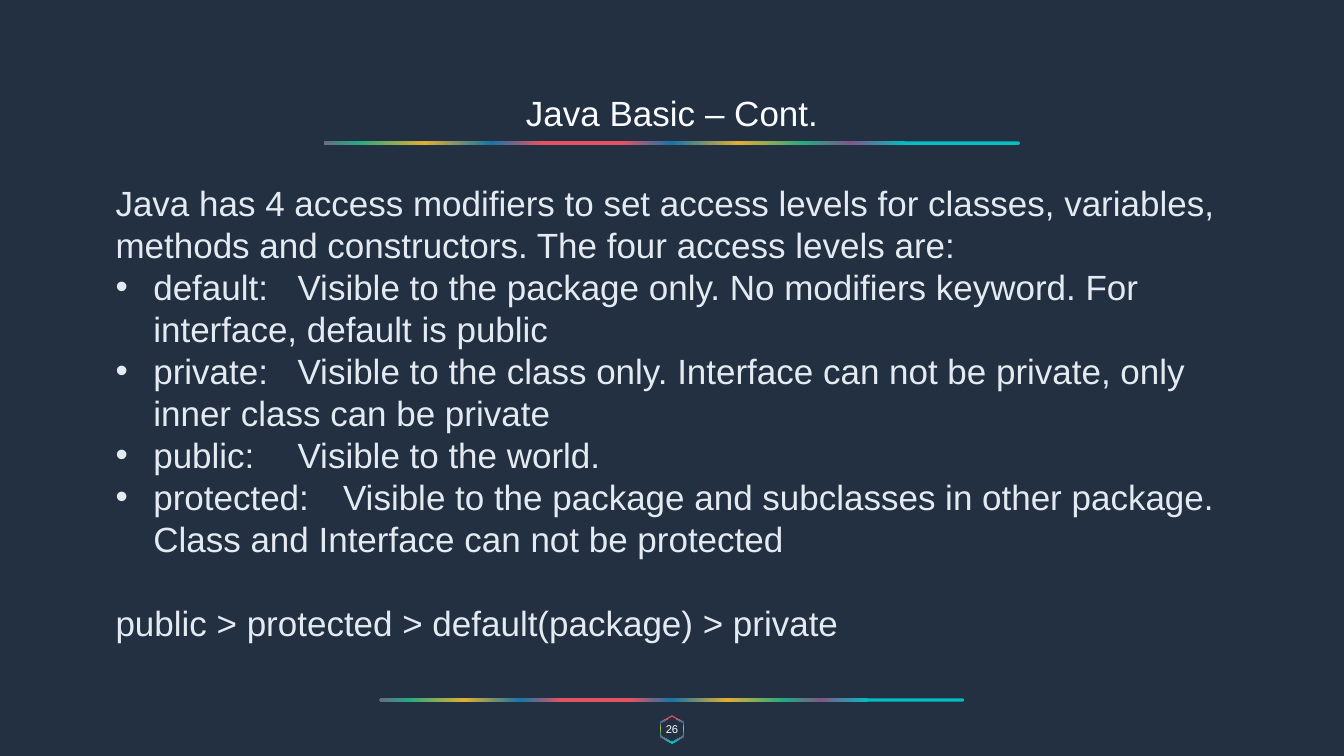
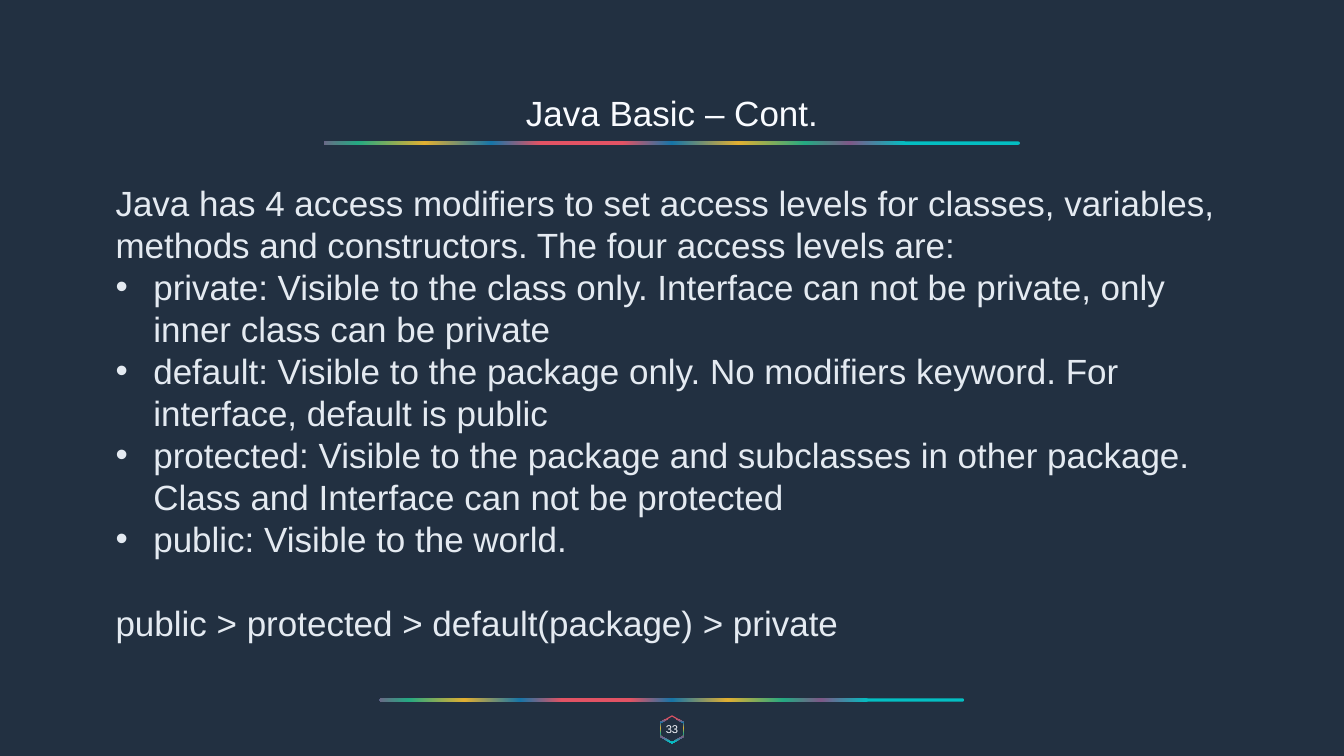
Before and after one commit to overtureLLC/java-spring-material, a slide deck: slide 33 of Warmup/warmup.pptx (slide 26 before the commit). Drawn at 1344x756 pixels with LibreOffice and Linux fonts; fonts in the diff are those of the drawing. Boxes give left, top, right and bottom in pixels: in the first picture for what was removed or moved away, otherwise in the second. Text is boxed around its words. In the diff, an @@ line names an element or a change of style, - is before the commit and + after.

```diff
--- a/Warmup/warmup.pptx
+++ b/Warmup/warmup.pptx
@@ text at box(153, 274, 1165, 349): paragraph added @@
+• private: Visible to the class only. Interface can not be private, only inner class can be private
@@ text at box(153, 442, 1189, 517): text changed @@
-• private: Visible to the class only. Interface can not be private, only inner class can be private
+• protected: Visible to the package and subclasses in other package. Class and Interface can not be protected
@@ text at box(153, 484, 1214, 559): paragraph removed @@
-• protected: Visible to the package and subclasses in other package. Class and Interface can not be protected
@@ page number at box(666, 725, 678, 733): text changed @@
-26
+33
```
Also in this commit, not shown: 19 other slides changed, 14 slides added, 4 slides removed.
